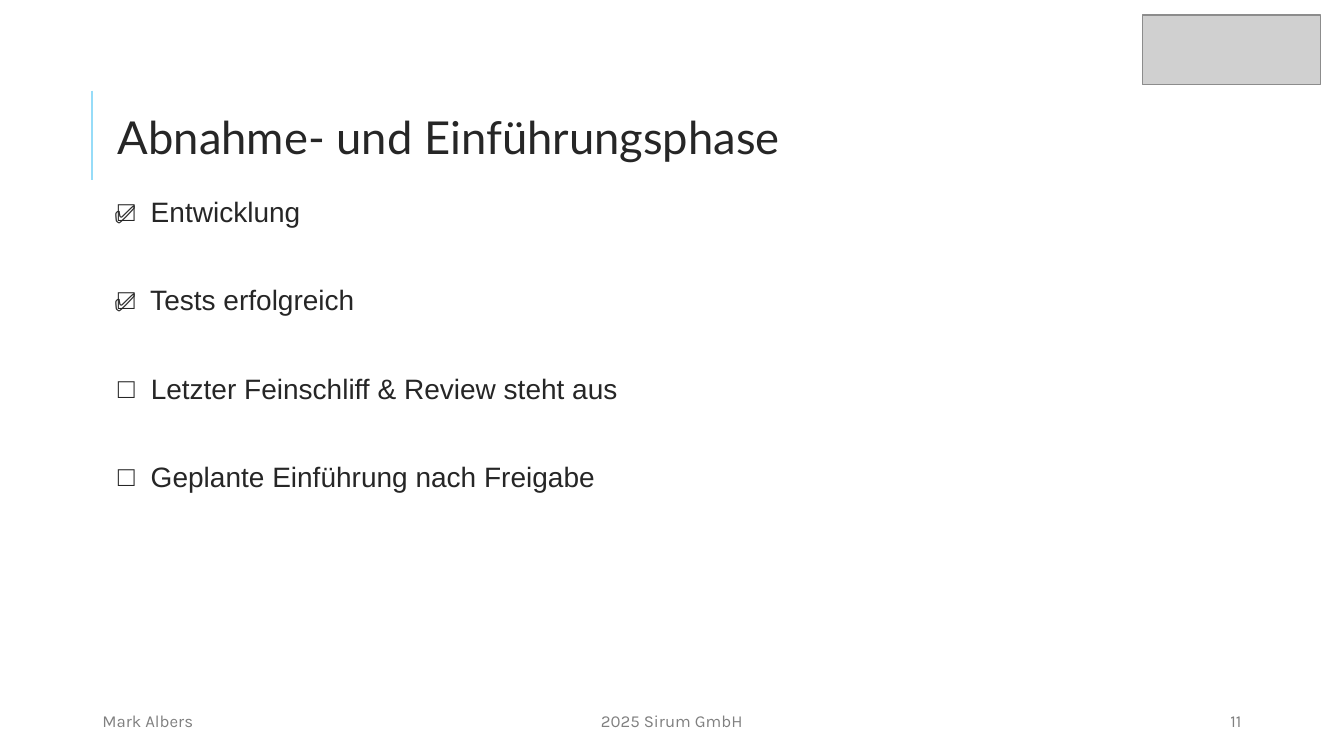
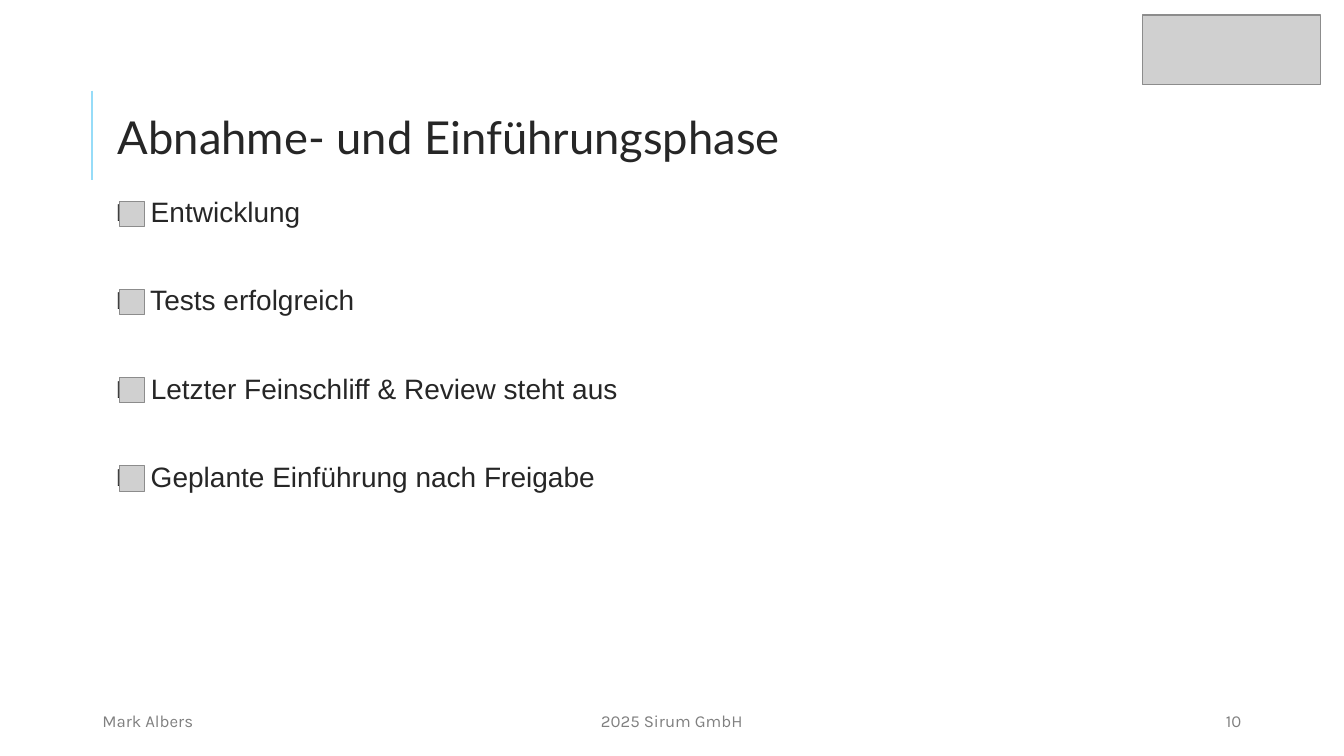
Before and after one commit to mork02/IHK-Projekt, a slide deck: slide 10 of Präsentation/Entwicklung eines Odoo-Moduls zur ZIP-komprimierten Dateiverwaltung im Dokumentenmanagementsystem.pptx (slide 11 before the commit). Drawn at 1344x756 pixels with LibreOffice and Linux fonts; fonts in the diff are those of the drawing; grey boxes stand for pictures. Boxes give left, top, right and bottom in pixels: in the first picture for what was removed or moved away, otherwise in the second. Text is boxed around its words. In the diff, an @@ line names an element or a change of style, - is before the commit and + after.

```diff
--- a/Präsentation/Entwicklung eines Odoo-Moduls zur ZIP-komprimierten Dateiverwaltung im Dokumentenmanagementsystem.pptx
+++ b/Präsentation/Entwicklung eines Odoo-Moduls zur ZIP-komprimierten Dateiverwaltung im Dokumentenmanagementsystem.pptx
@@ text removed at (104, 194, 154, 234) @@
-✅
@@ picture added at (119, 201, 144, 226) @@
@@ text removed at (104, 281, 154, 322) @@
-✅
@@ picture added at (119, 289, 144, 315) @@
@@ picture added at (119, 378, 144, 403) @@
@@ picture added at (119, 466, 144, 491) @@
@@ page number at (1226, 716, 1241, 727): text changed @@
-11
+10
```
Also in this commit, not shown: 5 other slides changed, 2 other files.
